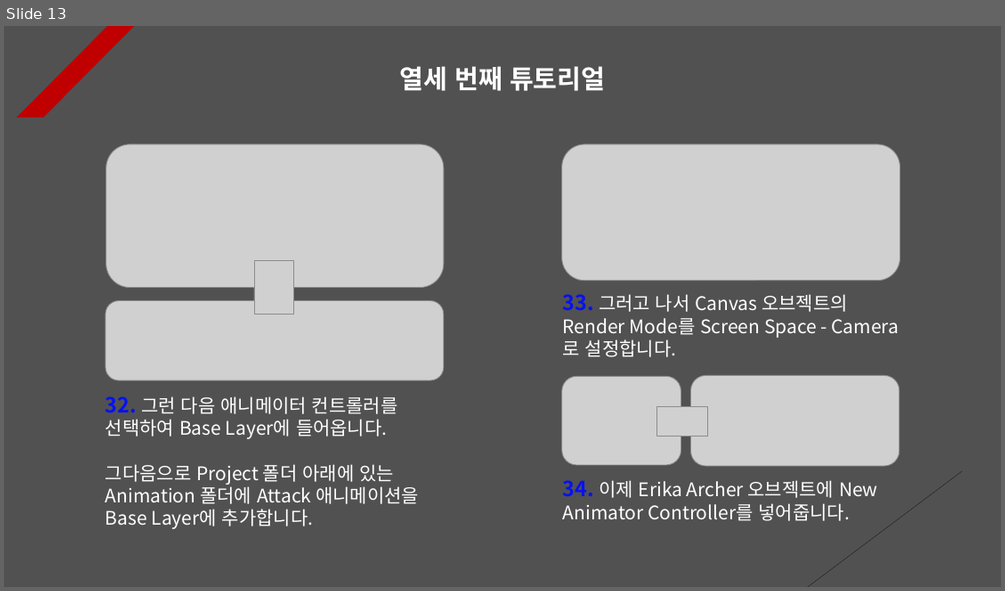
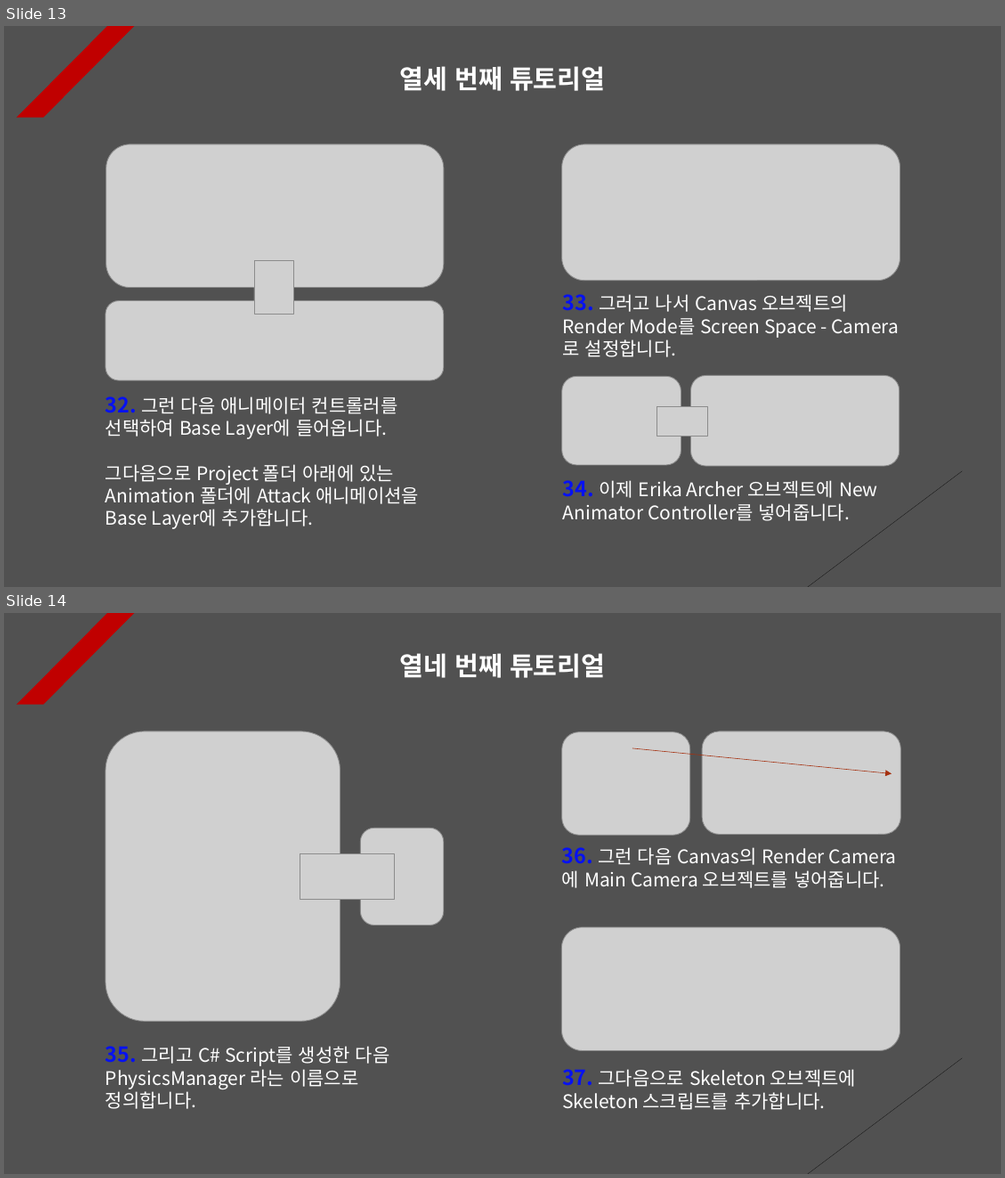
Before and after one commit to Unity2033/3D-UnityEngine, a slide deck: Assets/Animation Retargeting/PPT Data/Animation Retargeting Example.pptx. Shown one above the other, each under a label of ours: slide 13 before the commit, slides 13 and 14 after it. The pictures are 1005x591 and 1005x1178 pixels, drawn with LibreOffice and Linux fonts; fonts in the diff are those of the drawing; grey boxes stand for pictures. Boxes give left, top, right and bottom in pixels: in the first picture for what was removed or moved away, otherwise in the second. Text is boxed around its words. In the diff, an @@ line names an element or a change of style, - is before the commit and + after.

```diff
--- a/Assets/Animation Retargeting/PPT Data/Animation Retargeting Example.pptx
+++ b/Assets/Animation Retargeting/PPT Data/Animation Retargeting Example.pptx
@@ slide 14 added at [4,613,1001,1174], background #515151; not listed: 2 template elements that a slide beside it also shows @@
@@ text added at [400,653,605,678], 25 pt, text #FFFFFF, bold @@
+열네 번째 튜토리얼
@@ picture added at [105,731,340,1021] @@
@@ picture added at [562,732,689,835] @@
@@ picture added at [703,731,901,835] @@
@@ arrow added from (632, 748) to (891, 774), #A5300F 0.5 pt dashed @@
@@ picture added at [361,827,444,925] @@
@@ text added at [562,847,884,888], 18 pt, text #FFFFFF @@
+36. 그런 다음 Canvas의 Render Camera에 Main Camera 오브젝트를 넣어줍니다.
@@ picture added at [299,854,395,899] @@
@@ picture added at [562,927,900,1051] @@
@@ text added at [105,1046,390,1109], 18 pt, text #FFFFFF @@
+35. 그리고 C# Script를 생성한 다음 PhysicsManager 라는 이름으로 정의합니다.
@@ text added at [562,1069,857,1110], 18 pt, text #FFFFFF @@
+37. 그다음으로 Skeleton 오브젝트에 Skeleton 스크립트를 추가합니다.
```
Also in this commit, not shown: 1 slide changed, 5 other slides added, 4 other files.
